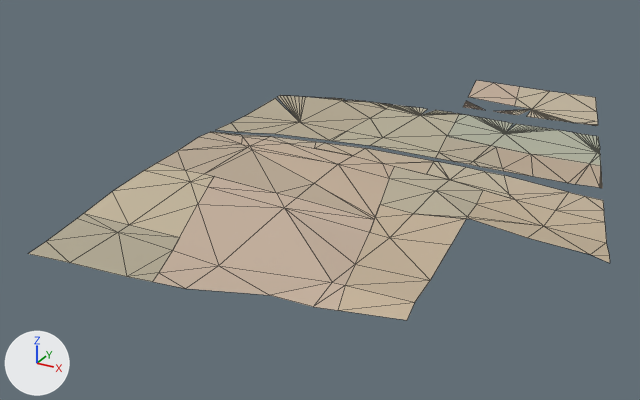
One commit to the glTF model assets/malta/countryside/farm_14_24_soil.glb: the scene before it, then after it.
Both versions are drawn from a 50 mm lens placed at (412.0, -880.0, 370.0), pointed at (101.0, -314.0, 87.0). The lights are fixed; the arrows at lower left show +X, +Y and +Z. The picture after the commit comes second. Mesh edges are drawn as thin lines. Vertices at exactly the same position are counted once.

Names of what the first picture shows: 'geometry_0'.
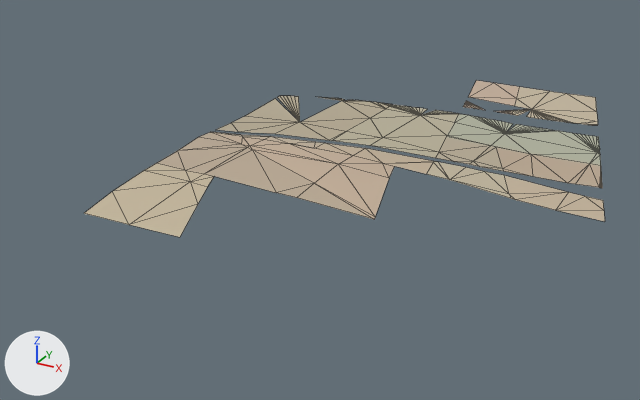
Boxes (x1, y1, x2, y2) around the edits, measured in the pictures (640 x 400 px):
'geometry_0', reshaped (10% narrower, 34% shorter): before (28, 80, 610, 320); after (84, 80, 605, 237)
part 1 of me_geometry_0, deleted (beige): before (28, 166, 610, 320)
part 2 of me_geometry_0, cut back: before (506, 110, 600, 153); after (506, 110, 599, 153)
part 3 of me_geometry_0, cut back (beige): before (299, 96, 341, 122)

The edits, one by one:
me_geometry_0 is used by ob_geometry_0; location (0.0, 0.0, 0.0).
Verts and faces of me_geometry_0; kept vertices keep their numbers, new ones are numbered from 350.
Before the commit, vertices of me_geometry_0: 115 (281.0, -157.0, 108.0) at pixel (599, 152), 116 (280.0, -160.0, 108.0) at pixel (597, 152), 117 (281.0, -157.0, 108.0) at pixel (599, 152), 118 (281.0, -156.0, 108.0) at pixel (599, 151), 121 (280.0, -154.0, 108.0) at pixel (599, 150).
Before the commit, vertices of me_geometry_0: 122 (280.0, -152.0, 108.0) at pixel (599, 149), 129 (233.0, -125.0, 111.0) at pixel (553, 129), 135 (250.0, -123.0, 110.0) at pixel (572, 132), 137 (230.0, -125.0, 111.0) at pixel (549, 128), 138 (227.0, -126.0, 111.0) at pixel (546, 128).
Before the commit, vertices of me_geometry_0: 139 (224.0, -126.0, 111.0) at pixel (542, 127), 140 (221.0, -126.0, 111.0) at pixel (539, 127), 143 (217.0, -127.0, 111.0) at pixel (535, 126), 171 (282.0, -158.0, 108.0) at pixel (599, 152), 172 (282.0, -158.0, 108.0) at pixel (599, 152).
Before the commit, vertices of me_geometry_0: 173 (281.0, -158.0, 108.0) at pixel (599, 152), 174 (281.0, -158.0, 108.0) at pixel (599, 152), 175 (281.0, -157.0, 108.0) at pixel (599, 152), 183 (260.0, -94.0, 110.0) at pixel (591, 125), 184 (264.0, -91.0, 110.0) at pixel (597, 124).
Before the commit, vertices of me_geometry_0: 195 (265.0, -93.0, 110.0) at pixel (597, 125), 196 (265.0, -92.0, 110.0) at pixel (597, 125), 197 (263.0, -93.0, 110.0) at pixel (595, 125), 206 (228.0, -99.0, 111.0) at pixel (555, 120), 207 (226.0, -99.0, 111.0) at pixel (552, 119).
Before the commit, vertices of me_geometry_0: 208 (224.0, -100.0, 111.0) at pixel (551, 119), 209 (226.0, -99.0, 111.0) at pixel (552, 119).
Before the commit, vertices of me_geometry_0: 271 (40.0, -160.0, 118.0) at pixel (342, 100), 291 (23.0, -156.0, 117.0) at pixel (328, 98), 292 (17.0, -157.0, 117.0) at pixel (321, 97), 293 (20.0, -157.0, 117.0) at pixel (325, 97), 295 (13.0, -158.0, 116.0) at pixel (318, 97).
Before the commit, vertices of me_geometry_0: 296 (10.0, -159.0, 116.0) at pixel (315, 97), 297 (7.0, -159.0, 116.0) at pixel (311, 97), 298 (1.0, -160.0, 116.0) at pixel (305, 96), 299 (0.0, -161.0, 116.0) at pixel (305, 96), 300 (2.0, -160.0, 116.0) at pixel (307, 96).
Before the commit, vertices of me_geometry_0: 301 (-3.0, -161.0, 116.0) at pixel (302, 96), 302 (-7.0, -162.0, 116.0) at pixel (298, 96), 303 (40.0, -240.0, 120.0) at pixel (299, 122), 319 (20.0, -157.0, 117.0) at pixel (325, 97).
me_geometry_0 had 350 vertices, 397 faces and spanned x -26.0..333.0, y -530.0..-13.0, z 105.0..124.0.
me_geometry_0 now has 301 vertices, 321 faces and spans x -26.0..315.0, y -473.0..-13.0, z 105.0..124.0.
Part 1, on me_geometry_0:
39 vertices are removed from x 4.0..333.0, y -530.0..-291.0, z 105.0..121.0.
65 faces are deleted.
Part 2, on me_geometry_0:
Vertices deleted: 122, 172, 195, 196, 197 (with the faces that use them).
Faces deleted: (115, 116, 117), (115, 118, 116), (116, 174, 175), (116, 175, 117).
Vertices 129, 135, 137 to 140, 206 to 209 move by (0.0, 0.0, -1.0).
Vertex 143 moves to (217.0, -127.0, 111.0), pixel (535, 127).
New faces: (116, 171, 173), (115, 116, 174), (115, 117, 116), (116, 117, 175), (116, 175, 118).
Part 3, on me_geometry_0:
Vertices deleted: 296 to 301 (with the faces that use them).
Faces deleted: (271, 293, 292), (271, 319, 293), (271, 291, 319).
New vertex 350 is at (10.0, -159.0, 117.0).
New faces: (271, 293, 319), (271, 291, 293), (271, 319, 292), (271, 295, 350).
